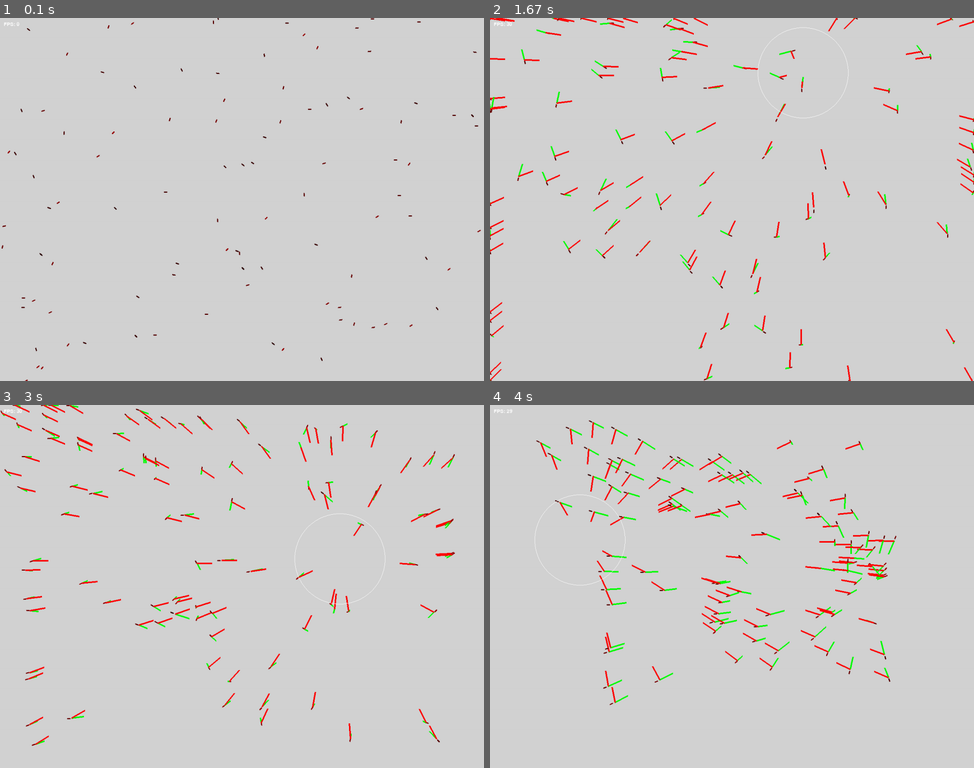
Above: before the commit, frames 1-4 (two rows, left to right).
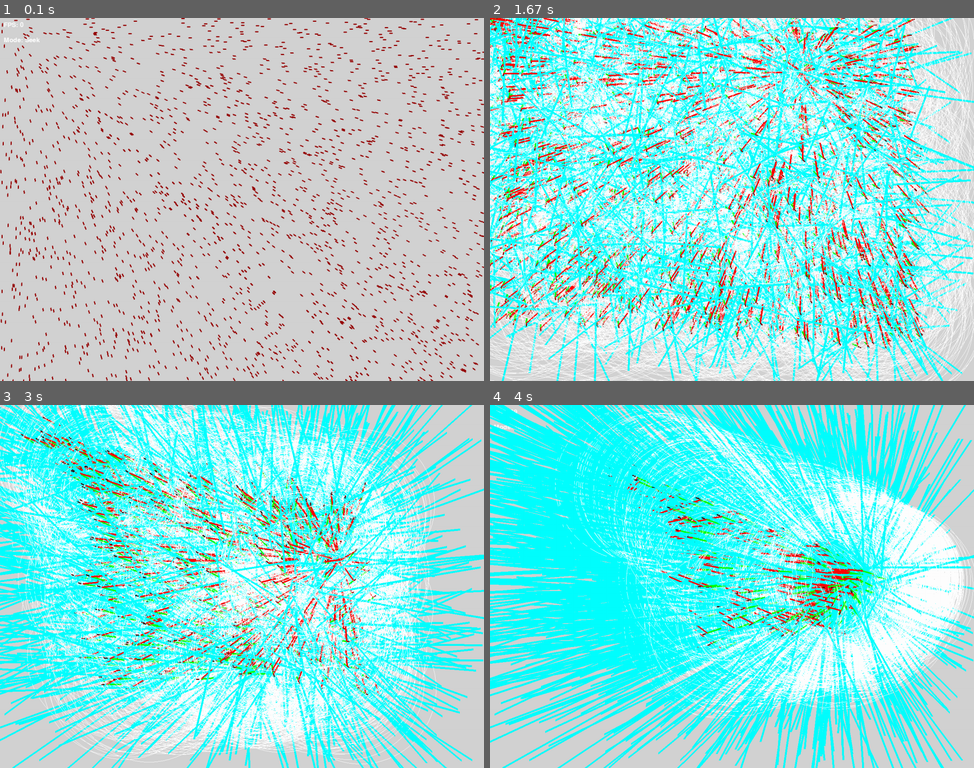
Above: after the commit, the same moments.

Repository: aFishboy/pygame
Game: pygame game, started from main.py
Two runs of this game, one before a commit and one after it. Both use one fixed random seed, a clock stepped at 60 frames per second and the inputs below.
Inputs (mouse positions are in pixels of both pictures, inside the frame that each line leads up to):
- Up to frame 1 (0.1 s): no input
- Up to frame 2 (1.67 s): tap V at 0.33 s; tap E at 0.67, 1.5 s; hold E 1-1.47 s; move the mouse to (804, 72) at 1.03 s
- Up to frame 3 (3 s): move the mouse to (217, 680) at 1.87 s; move the mouse to (425, 724) at 2.37 s; move the mouse to (338, 557) at 2.87 s
- Up to frame 4 (4 s): move the mouse to (882, 579) at 3.37 s; move the mouse to (581, 539) at 3.93 s

The runs differ from the first frame. In frame 1, 6.7% of the frame differs, in the area x 0-100%, y 0-100%; in frame 2, 86%; in frame 3, 78%; in frame 4, 77%.

Commit message:
wander complete

Diff:
--- a/main.py
+++ b/main.py
@@ -26,63 +26,39 @@
 
 FPS = 30
 WIDTH, HEIGHT = 1280, 960
+SCREEN = pygame.display.set_mode((WIDTH, HEIGHT))
+FONT = pygame.font.Font(None, 25)
+
+ANT_COUNT = 2000
+ANT_WIDTH = 3
+ANT_HEIGHT = 10
+
+ACCEL = 0.5 # Only used with follow mouse function
+
 MAX_SPEED = 10
-ACCEL = 0.3
-SEEK_FORCE = 0.2
-SCREEN = pygame.display.set_mode((WIDTH, HEIGHT))
-APPROACH_RADIUS = 120
-FONT = pygame.font.Font(None, 20)
-ANT_COUNT = 100
-
+SEEK_FORCE = 0.3
+APPROACH_RADIUS = 500
+
+WANDER_RING_RADIUS = 200
+WANDER_RING_DISTANCE = 50
+
+def normalizeSafe(vec):
+    if vec.length() == 0:
+            vec = pygame.Vector2(1, 0)
+    else:
+        vec = vec.normalize()
+    return vec
 
 class Ant:
     def __init__(self, screen_width, screen_height):
         self.pos = pygame.Vector2(randint(0, WIDTH), randint(0, HEIGHT))
-        self.vel = pygame.Vector2(MAX_SPEED,0).rotate(uniform(0, 360))
+        self.vel = pygame.Vector2(0,0).rotate(uniform(0, 360))
         self.acc = pygame.Vector2(0,0)
-        self.antWidth = 3
-        self.antHeight = 10
-
-    def follow_mouse(self):
-        mpos = pygame.mouse.get_pos()
-        vec_to_normalize = mpos - self.pos
-        if vec_to_normalize == pygame.Vector2(0, 0):
-            vec_to_normalize = pygame.Vector2(1, 0)
-        self.acc = vec_to_normalize.normalize() * ACCEL
-
-    def seek(self, target):
-        vec_to_normalize = target - self.pos
-        if vec_to_normalize == pygame.Vector2(0, 0):
-            vec_to_normalize = pygame.Vector2(1, 0)
-        self.desired = vec_to_normalize.normalize() * MAX_SPEED
-        steer = (self.desired - self.vel)
-        if steer.length() > SEEK_FORCE:
-            steer.scale_to_length(SEEK_FORCE)
-        return steer
-
-    def seek_with_approach(self, target):
-        vec_to_normalize = target - self.pos
-        distance = vec_to_normalize.length()
-
-        # Handle the case where the vector to normalize is zero
-        if vec_to_normalize == pygame.Vector2(0, 0):
-            vec_to_normalize = pygame.Vector2(1, 0)
-
-        vec_to_normalize.normalize_ip()
-        self.desired = vec_to_normalize
-
-        if distance < APPROACH_RADIUS:
-            self.desired *= distance / APPROACH_RADIUS * MAX_SPEED
-        else:
-            self.desired *= MAX_SPEED
-
-        steer = self.desired - self.vel
-
-        if steer.length() > SEEK_FORCE:
-            steer.scale_to_length(SEEK_FORCE)
-
-        return steer
-
+        self.antWidth = ANT_WIDTH
+        self.antHeight = ANT_HEIGHT
+        self.target = pygame.Vector2(randint(0,WIDTH), randint(0,HEIGHT))
+        self.last_target = 0
+        self.displacement = pygame.Vector2(0, 0)
 
     def ant_color(self):
         red_value = int(150 - ((abs((self.vel.x + self.vel.y)) // 2) * 16))
@@ -93,6 +69,94 @@
         color = (red_value, 0 , 0)
         return color
 
+    def follow_mouse(self):
+        mpos = pygame.mouse.get_pos()
+        vec_to_normalize = mpos - self.pos
+        if vec_to_normalize.length() == 0:
+            vec_to_normalize = pygame.Vector2(1, 0)
+        self.acc = vec_to_normalize.normalize() * ACCEL
+
+    def seek(self, target):
+        vec_to_normalize = target - self.pos
+        vec_to_normalize = normalizeSafe(vec_to_normalize)
+        self.desired = vec_to_normalize * MAX_SPEED
+        steer = (self.desired - self.vel)
+        if steer.length() > SEEK_FORCE:
+            steer.scale_to_length(SEEK_FORCE)
+        return steer
+
+    def flee(self, target):
+        vec_to_normalize = self.pos - target
+        distance = vec_to_normalize.length()
+        vec_to_normalize = normalizeSafe(vec_to_normalize)
+
+        if distance < APPROACH_RADIUS:
+            self.desired = vec_to_normalize * MAX_SPEED
+        else:
+            self.desired = pygame.Vector2(0,0)
+
+        steer = (self.desired - self.vel)
+        if steer.length() > SEEK_FORCE:
+            steer.scale_to_length(SEEK_FORCE)
+        return steer
+
+    def wander(self):
+        now = pygame.time.get_ticks()
+        if now - self.last_target > 500:
+            self.last_target = now
+            self.target = pygame.Vector2(randint(0,WIDTH), randint(0,HEIGHT))
+        return self.seek(self.target)
+
+    def wander_improved(self):
+        if self.vel.length() == 0:
+            self.vel = pygame.Vector2(1, 0)
+        circle_pos = self.pos + self.vel.normalize() * WANDER_RING_DISTANCE
+        target = circle_pos + pygame.Vector2(WANDER_RING_RADIUS, 0).rotate(uniform(0, 360))
+        self.displacement = target
+        return self.seek(target)
+
+
+    def seek_with_approach(self, target):
+        vec_to_normalize = target - self.pos
+        distance = vec_to_normalize.length()
+
+        # Handle the case where the vector to normalize is zero
+        if vec_to_normalize.length() == 0:
+            vec_to_normalize = pygame.Vector2(1, 0)
+
+        vec_to_normalize.normalize_ip()
+        self.desired = vec_to_normalize
+
+        if distance < APPROACH_RADIUS:
+            self.desired *= distance / APPROACH_RADIUS * MAX_SPEED
+        else:
+            self.desired *= MAX_SPEED
+
+        steer = self.desired - self.vel
+
+        if steer.length() > SEEK_FORCE:
+            steer.scale_to_length(SEEK_FORCE)
+
+        return steer
+
+    def update(self, mode):
+        #equations of motion
+        #self.follow_mouse()
+        if mode == "Flee":
+            self.acc = self.flee(pygame.mouse.get_pos())
+        elif mode == "Wander":
+            self.acc = self.wander_improved()
+        else:
+            self.acc = self.seek(pygame.mouse.get_pos())
+
+        self.vel += self.acc
+        if self.vel.length() > MAX_SPEED:
+            self.vel.scale_to_length(MAX_SPEED)
+        self.pos += self.vel
+        if self.pos.x < 0 or self.pos.x > WIDTH or self.pos.y < 0 or self.pos.y > HEIGHT:
+            self.pos.x = min(WIDTH - 1, max(0, self.pos.x))
+            self.pos.y = min(HEIGHT - 1, max(0, self.pos.y))
+
     def draw(self, screen):
         # Create an ellipse Surface
         ellipse_surface = pygame.Surface((self.antWidth, self.antHeight), pygame.SRCALPHA)
@@ -108,26 +172,16 @@
         # Draw the rotated ellipse onto the screen
         screen.blit(rotated_surface, rotated_rect)
 
-    def update(self):
-        #equations of motion
-        #self.follow_mouse()
-        self.acc = self.seek_with_approach(pygame.mouse.get_pos())
-        self.vel += self.acc
-        if self.vel.length() > MAX_SPEED:
-            self.vel.scale_to_length(MAX_SPEED)
-        self.pos += self.vel
-        if self.pos.x < 0 or self.pos.x > WIDTH or self.pos.y < 0 or self.pos.y > HEIGHT:
-            self.pos.x = min(WIDTH - 1, max(0, self.pos.x))
-            self.pos.y = min(HEIGHT - 1, max(0, self.pos.y))
-
     def draw_vectors(self):
         scale = 4
         # vel
         pygame.draw.line(SCREEN, COLORS["green"], self.pos, (self.pos + self.vel * scale), 4)
         # desired
         pygame.draw.line(SCREEN, COLORS["red"], self.pos, (self.pos + self.desired * scale), 4)
-        # approach radius
-        pygame.draw.circle(SCREEN, COLORS["white"], pygame.mouse.get_pos(), APPROACH_RADIUS, 1)
+        # target
+        center = self.pos + normalizeSafe(self.vel) * WANDER_RING_DISTANCE
+        pygame.draw.circle(SCREEN, COLORS["white"], (int(center.x), int(center.y)), WANDER_RING_RADIUS, 1)
+        pygame.draw.line(SCREEN, COLORS["cyan"], center, self.displacement, 5)
 
 
 def main():
@@ -136,6 +190,7 @@
     ants = [Ant(WIDTH, HEIGHT) for _ in range(ANT_COUNT)]  # Create a list of ant objects
     show_vectors = False
     paused = False
+    current_mode = "Seek"
 
     clock = pygame.time.Clock()
     running = True
@@ -147,22 +202,32 @@
             if event.type == pygame.KEYDOWN:
                 if event.key == pygame.K_v:
                     show_vectors = not show_vectors
+            if event.type == pygame.KEYDOWN:
+                if event.key == pygame.K_e:
+                    if current_mode == "Seek":
+                        current_mode = "Flee"
+                    elif current_mode == "Flee":
+                        current_mode = "Wander"
+                    elif current_mode == "Wander":
+                        current_mode = "Seek"
                 if event.key == pygame.K_p:
                     paused = not paused
-
         SCREEN.fill(COLORS["light_gray"])
         # Calculate FPS
         current_fps = int(clock.get_fps())
         # Render the FPS text
         fps_text = FONT.render(f"FPS: {current_fps}", True, (255, 255, 255))
+        mode_text = FONT.render(f"Mode: {current_mode}", True, (255, 255, 255))
         # Draw the FPS text on the screen at position (10, 10)
         SCREEN.blit(fps_text, (10, 10))
+        SCREEN.blit(mode_text, (10, 50))
+
 
         if not paused:
             # Draw and update ants
             for ant in ants:
                 ant.draw(SCREEN)
-                ant.update()
+                ant.update(current_mode)
                 if show_vectors:
                     ant.draw_vectors()
 
